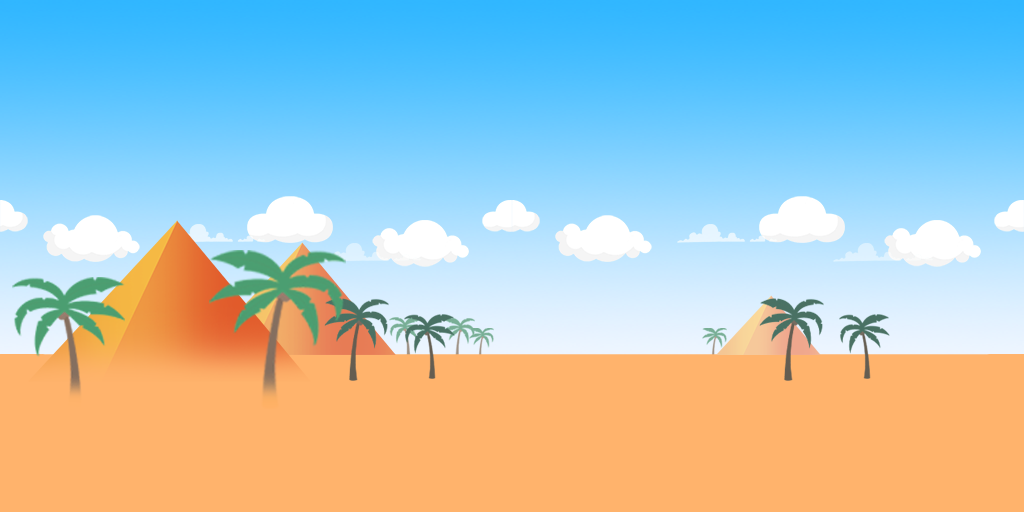
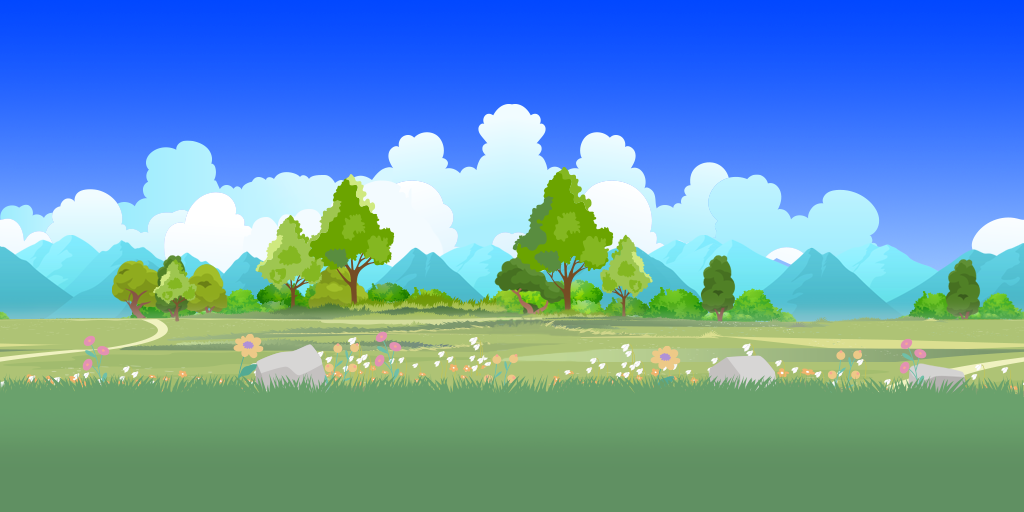
Layer changes from the first 1024 x 512 image to the second:
removed layer "Layer 12 copy" over [209, 250, 346, 409]
moved "Layer 9" above "Layer 11", painted on it over [0, 303, 1024, 512]
moved "Layer 11" above "Layer 10", painted on it over [82, 298, 927, 403]
added layer "Layer 10" above "Layer 13" over [255, 344, 965, 405]
moved "Layer 13" above "Vector Smart Object", painted on it over [84, 299, 613, 467]
removed layer "Layer 11 copy 5" over [759, 298, 890, 381]
added layer "Vector Smart Object" above "Layer 12" over [0, 167, 1024, 407]
painted on "Layer 12" over [12, 255, 981, 408]
painted on "Layer 8" over [0, 220, 1024, 382]
removed layer "Layer 8 copy 2" over [716, 295, 821, 355]
removed layer "Layer 8 copy" over [198, 242, 396, 355]
removed layer "Layer 6" over [0, 354, 1024, 512]
removed group "Cloud copy" (7 layers) over [512, 196, 1024, 267]
removed layer "Layer 4 copy" (1st of 2, in "Cloud copy") (was 46%) from group "Cloud copy" over [833, 243, 933, 262]
removed layer "Layer 3" (1st of 2, in "Cloud copy") from group "Cloud copy" over [759, 196, 845, 243]
removed layer "Layer 2 copy" (1st of 2, in "Cloud copy") from group "Cloud copy" over [884, 220, 981, 267]
removed layer "Layer 2" (1st of 2, in "Cloud copy") from group "Cloud copy" over [555, 215, 652, 262]
removed group "Cloud" (7 layers) over [0, 196, 512, 267]
removed layer "Layer 3" (2nd of 2, in "Cloud") from group "Cloud" over [247, 196, 333, 243]
removed layer "Layer 2 copy" (2nd of 2, in "Cloud") from group "Cloud" over [372, 220, 469, 267]
removed layer "Layer 2" (2nd of 2, in "Cloud") from group "Cloud" over [43, 215, 140, 262]
added layer "Vector Smart Object copy" above "cloud" over [0, 235, 1024, 326]
added layer "cloud" above "sky" over [0, 104, 1024, 364]
renamed "Layer 1" to "sky", painted on it over [0, 0, 1024, 357]
…and 11 more changes (11 removed)
